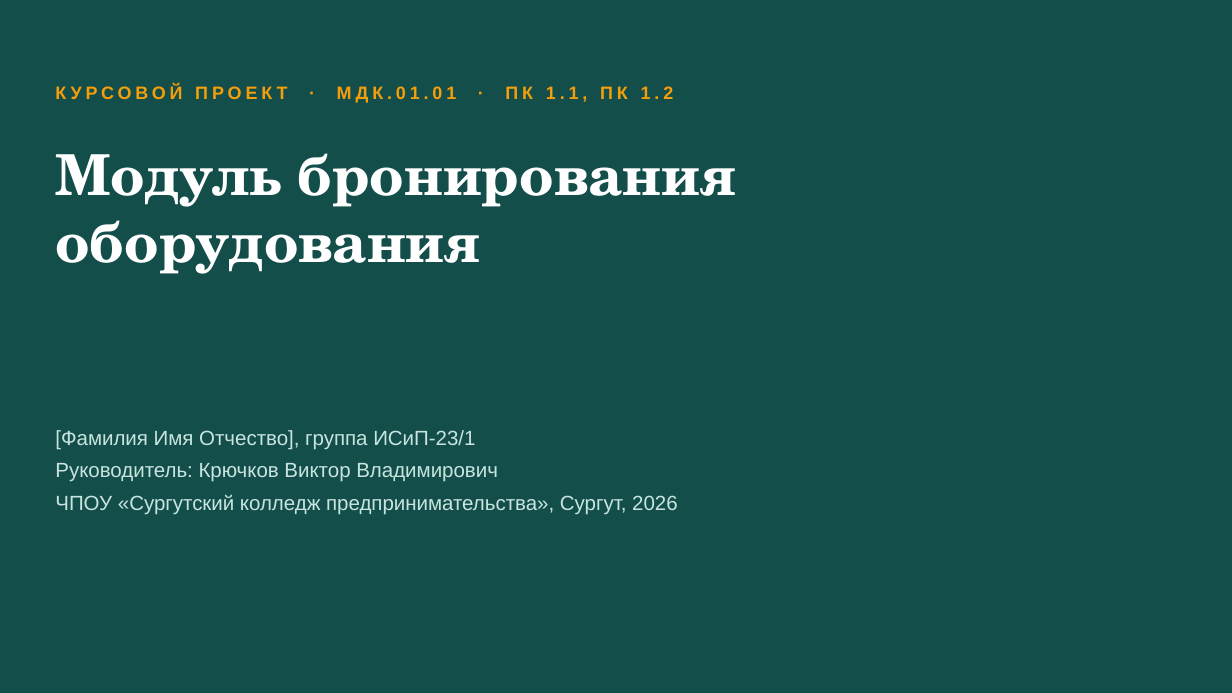
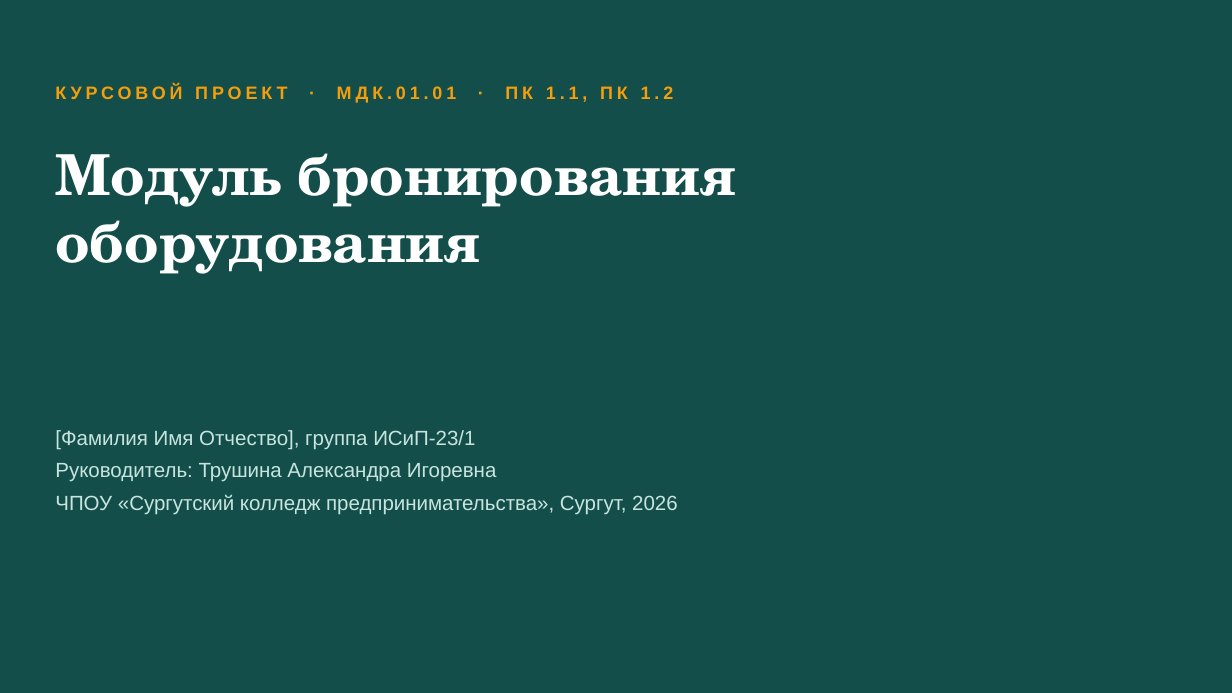
Before and after one commit to Black287234/KP-Vit, a slide deck: slide 1 of docs/presentation/Презентация_бронирование_оборудования.pptx. Drawn at 1232x693 pixels with LibreOffice and Linux fonts; fonts in the diff are those of the drawing. Boxes give left, top, right and bottom in pixels: in the first picture for what was removed or moved away, otherwise in the second. Text is boxed around its words. In the diff, an @@ line names an element or a change of style, - is before the commit and + after.

```diff
--- a/docs/presentation/Презентация_бронирование_оборудования.pptx
+++ b/docs/presentation/Презентация_бронирование_оборудования.pptx
@@ text at [55,463,496,482]: text changed @@
-Руководитель: Крючков Виктор Владимирович
+Руководитель: Трушина Александра Игоревна
```
Also in this commit, not shown: 5 other files.
